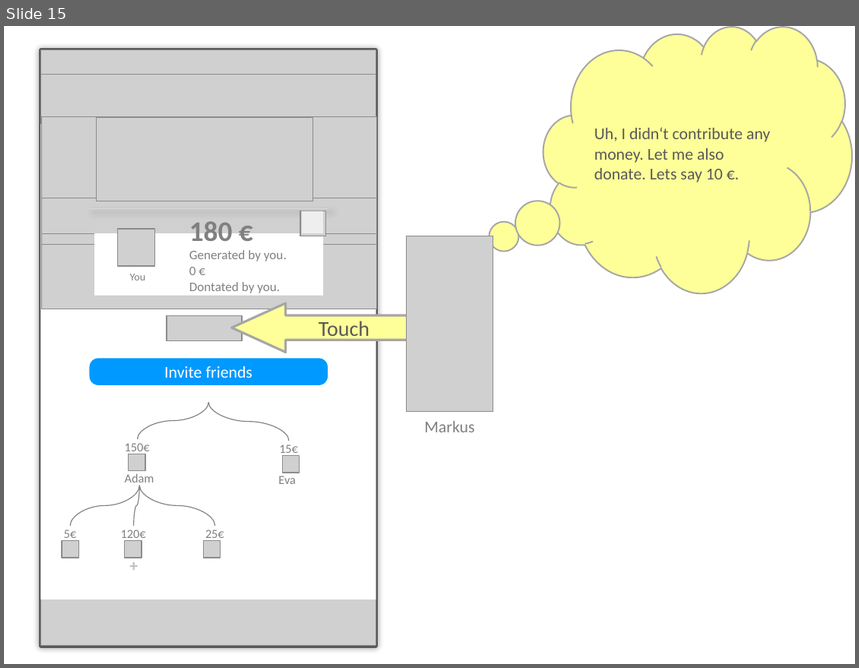
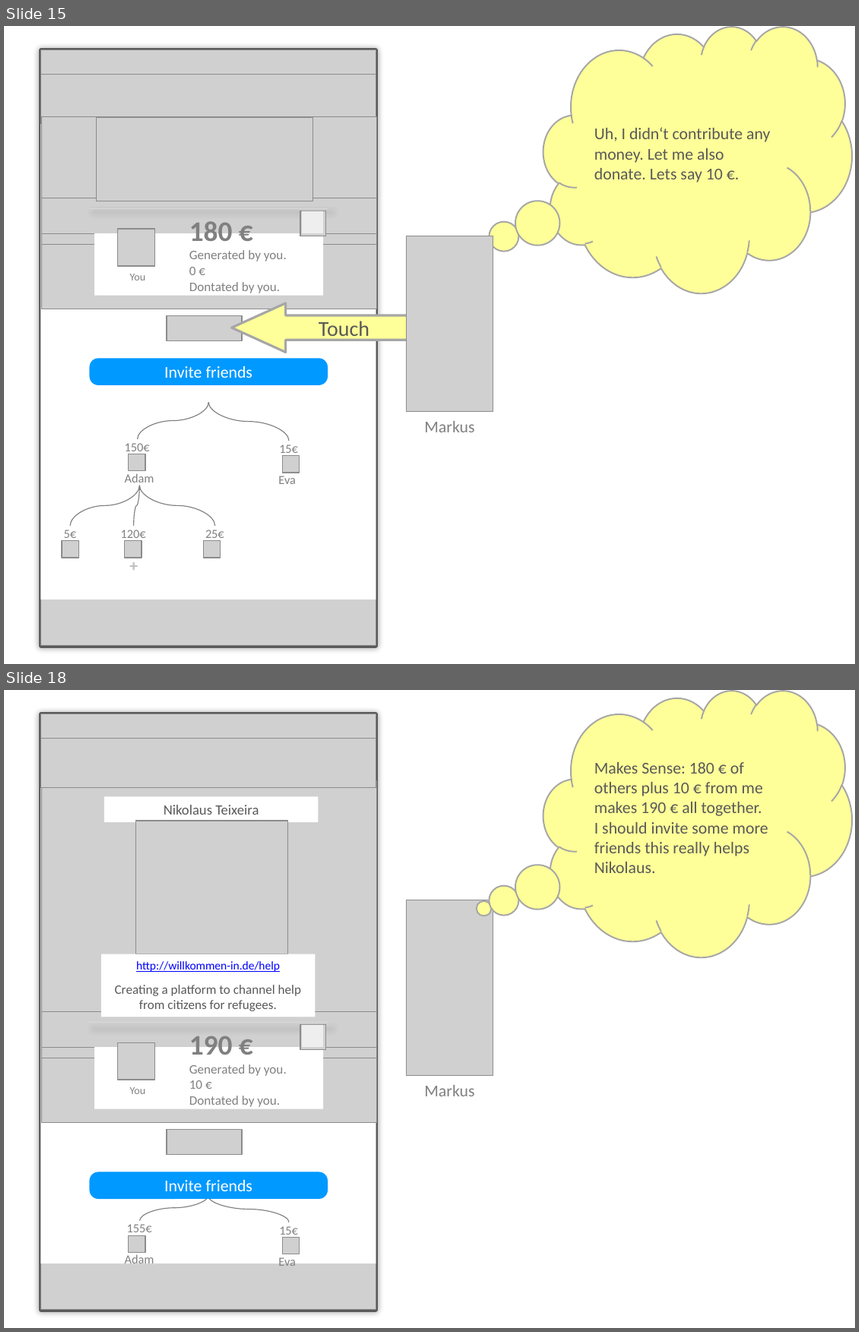
Before and after one commit to MoritzTheile/com.supeyou, a slide deck: com.supeyou.project/doc/SupeYou.scenario.nikolaus.pptx. Shown one above the other, each under a label of ours: slide 15 before the commit, slides 15 and 18 after it; the slides between them are not shown. The pictures are 859x668 and 859x1332 pixels, drawn with LibreOffice and Linux fonts; fonts in the diff are those of the drawing; grey boxes stand for pictures. Boxes give left, top, right and bottom in pixels: in the first picture for what was removed or moved away, otherwise in the second. Text is boxed around its words. In the diff, an @@ line names an element or a change of style, - is before the commit and + after.

```diff
--- a/com.supeyou.project/doc/SupeYou.scenario.nikolaus.pptx
+++ b/com.supeyou.project/doc/SupeYou.scenario.nikolaus.pptx
@@ slide 18 added at [4,690,855,1328], background #FFFFFF @@
@@ thought cloud added at [544,690,852,957], fill #FFFF99, outline #A6A6A6 1.25 pt, 14 pt, text #595959 @@
+Makes Sense: 180 € of others plus 10 € from me makes 190 € all together.
+I should invite some more friends this really helps Nikolaus.
@@ rectangle added at [40,714,376,1310], outline #595959 3.75 pt @@
@@ picture added at [40,714,376,1310] @@
@@ rectangle added at [40,741,376,1264], fill #FFFFFF @@
@@ picture added at [40,739,376,789] @@
@@ picture added at [41,781,377,1028] @@
@@ rectangle added at [104,796,318,822], fill #FFFFFF, 12 pt, text #595959 @@
+Nikolaus Teixeira
@@ picture added at [136,821,288,954] @@
@@ rectangle added at [470,811,805,867], fill #FFFFFF @@
@@ picture added at [407,901,493,1075] @@
@@ rectangle added at [101,954,315,1017], fill #FFFFFF, 11 pt, text #595959 @@
+http://willkommen-in.de/help
+Creating a platform to channel help from citizens for refugees.
@@ group added at [41,1011,377,1123]: 3 pictures, 1 line @@
@@ picture added at [300,1025,325,1050] @@
@@ rectangle added at [302,1025,323,1047], fill #FFFFFF at 66% opacity @@
@@ rectangle added at [94,1047,323,1110], fill #FFFFFF @@
@@ picture added at [117,1043,154,1080] @@
@@ text added at [189,1037,287,1107], 11 pt, text #808080 @@
+190 €
+Generated by you.
+10 €
+Dontated by you.
@@ text added at [130,1087,145,1094], 9 pt, text #808080 @@
+You
@@ text added at [424,1085,474,1097], 14 pt, text #808080 @@
+Markus
@@ picture added at [167,1129,241,1155] @@
@@ rounded rectangle added at [89,1172,328,1199], fill #0099FF, 14 pt, text #FFFFFF @@
+Invite friends
@@ curved line added from (208, 1195) to (139, 1221), #F2F2F2 0.75 pt @@
@@ curved line added from (208, 1196) to (289, 1223), #F2F2F2 0.75 pt @@
@@ text added at [127,1224,152,1236], 10.5 pt, text #808080 @@
+155€
@@ picture added at [129,1236,145,1252] @@
@@ text added at [279,1227,298,1239], 10.5 pt, text #808080 @@
+15€
@@ text added at [125,1254,154,1264], 10.5 pt, text #808080 @@
+Adam
@@ text added at [278,1256,295,1266], 10.5 pt, text #808080 @@
+Eva
@@ picture added at [282,1237,300,1255] @@
```
Also in this commit, not shown: 8 slides changed, 3 other slides added, 5 other files.
